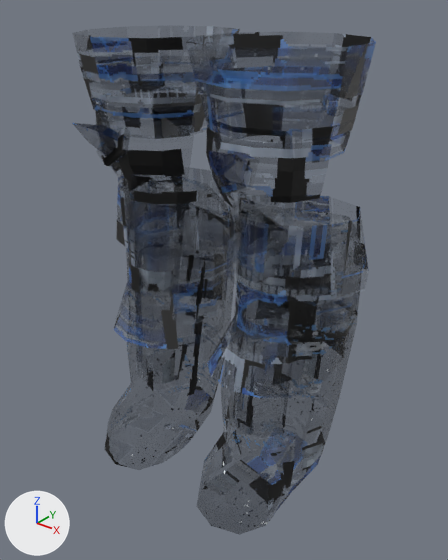
Two versions of the glTF model assets/modeles/armures/porte/bottes_saphir.glb, one commit apart.
Camera for both pictures: a 50 mm camera at (0.596, -0.695, 0.788) aimed at (0.011, 0.036, 0.334). The lights are fixed; the arrows at lower left show +X, +Y and +Z. The first picture is the older version. Vertices at exactly the same position are counted once.

Script lines for the objects in view, before the commit:
```python
me_bottes_saphir = bpy.data.meshes.new('bottes_saphir')
me_bottes_saphir.from_pydata(...)  # 670 vertices, 890 faces; spans x -0.237..0.237, y -0.137..0.207, z -0.021..0.717
# faces by material slot: [392, 28, 380, 60, 30]
me_bottes_saphir.materials.append(mat_acier_saphir)
me_bottes_saphir.materials.append(mat_cuir)
me_bottes_saphir.materials.append(mat_plaque_saphir)
me_bottes_saphir.materials.append(mat_serti_saphir)
me_bottes_saphir.materials.append(mat_cristal_saphir)
ob_bottes_saphir = bpy.data.objects.new('bottes_saphir', me_bottes_saphir)
ob_bottes_saphir.location = (0.0, 0.0, 0.0)
```
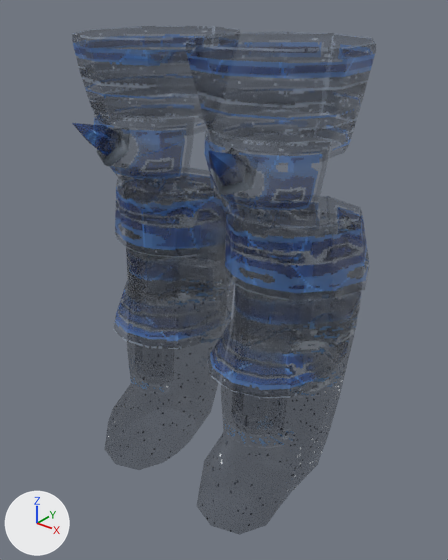
Diff of the bpy script that builds the scene:
```diff
--- a/assets/modeles/armures/porte/bottes_saphir.glb.py
+++ b/assets/modeles/armures/porte/bottes_saphir.glb.py
@@ me_bottes_saphir @@
 # used by ob_bottes_saphir; location = (0.0, 0.0, 0.0)
-me_bottes_saphir.from_pydata(...)  # 670 vertices, 890 faces; spans x -0.237..0.237, y -0.137..0.207, z -0.021..0.717
+me_bottes_saphir.from_pydata(...)  # 1026 vertices, 1602 faces; spans x -0.238..0.238, y -0.137..0.207, z -0.021..0.717
+# me_bottes_saphir part 1: 8 vertices moved from x -0.141..0.141, y -0.071..-0.066, z 0.534..0.569 to x -0.187..0.175, y -0.071..-0.029, z 0.507..0.595; 14 vertices removed from x -0.186..0.186, y -0.044..-0.015, z 0.297..0.569; 370 vertices added at x -0.238..0.238, y -0.102..0.206, z 0.125..0.709
+# me_bottes_saphir part 2: 482 kept faces spanning x -0.224..0.224, y -0.137..0.173, z -0.021..0.605 get new texture (UV) coordinates
 me_bottes_saphir.materials.append(mat_acier_saphir)
```

Changed parts and their boxes [x1, y1, x2, y2] in the pictures (448 x 560 px):
'bottes_saphir', reshaped
    before: [73, 27, 376, 528]
    after: [72, 34, 375, 532]
part 1 of me_bottes_saphir, built on
    before: [96, 104, 321, 434]
    after: [73, 34, 375, 390]
part 2 of me_bottes_saphir, surface changed
    before: [73, 123, 360, 525]
    after: [72, 123, 357, 503]
